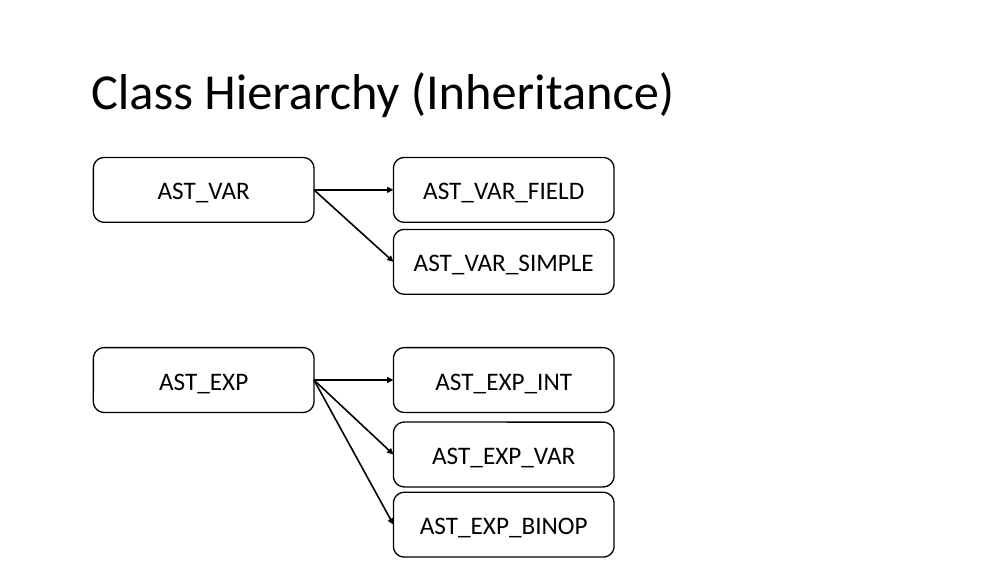
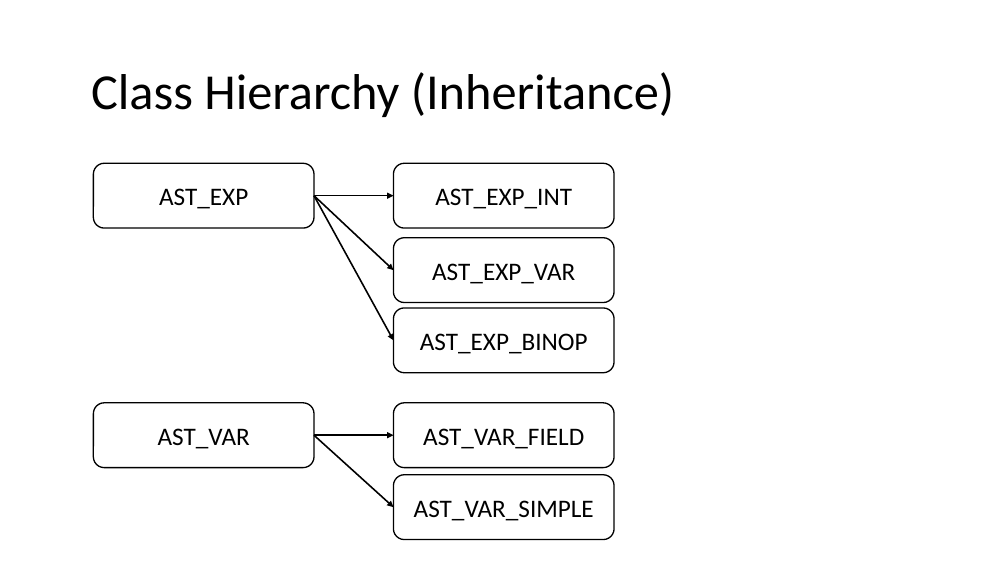
Before and after one commit to nivshani/compilation, a slide deck: slide 98 of slides/bottom_up_parsing.pptx (slide 95 before the commit). Drawn at 1008x567 pixels with LibreOffice and Linux fonts; fonts in the diff are those of the drawing. Boxes give left, top, right and bottom in pixels: in the first picture for what was removed or moved away, otherwise in the second. Text is boxed around its words. In the diff, an @@ line names an element or a change of style, - is before the commit and + after.

```diff
--- a/slides/bottom_up_parsing.pptx
+++ b/slides/bottom_up_parsing.pptx
@@ 4 rounded rectangles, 3 arrows: place and size @@
-4 rounded rectangles, 3 arrows at (94,348,614,557)
+4 rounded rectangles, 3 arrows at (94,163,614,373)
@@ 3 rounded rectangles, 2 arrows: place and size @@
-3 rounded rectangles, 2 arrows at (94,157,614,294)
+3 rounded rectangles, 2 arrows at (94,403,614,540)
```
Also in this commit, not shown: 1 other slide changed, 3 slides added, 1 other file.
